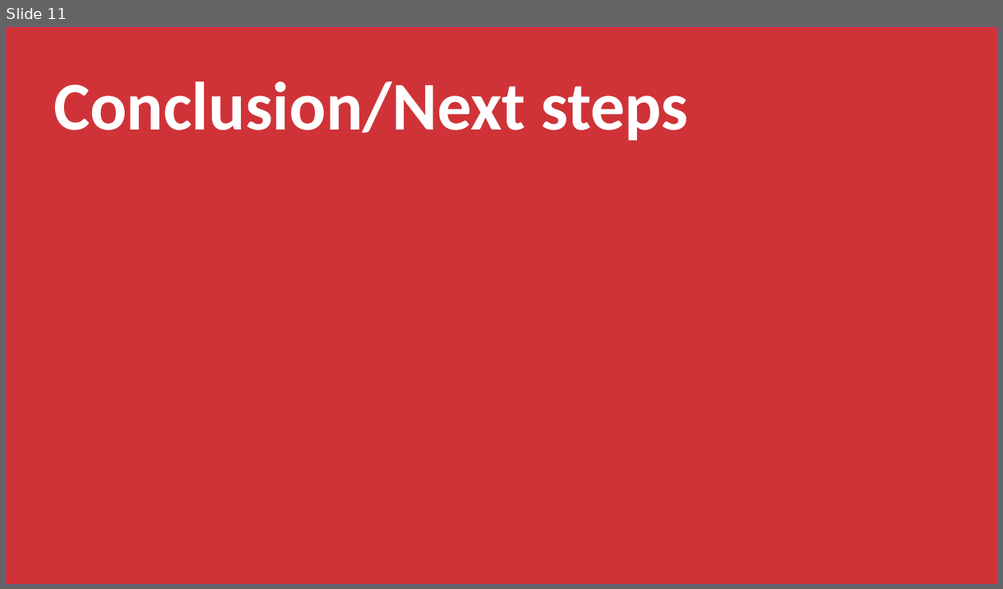
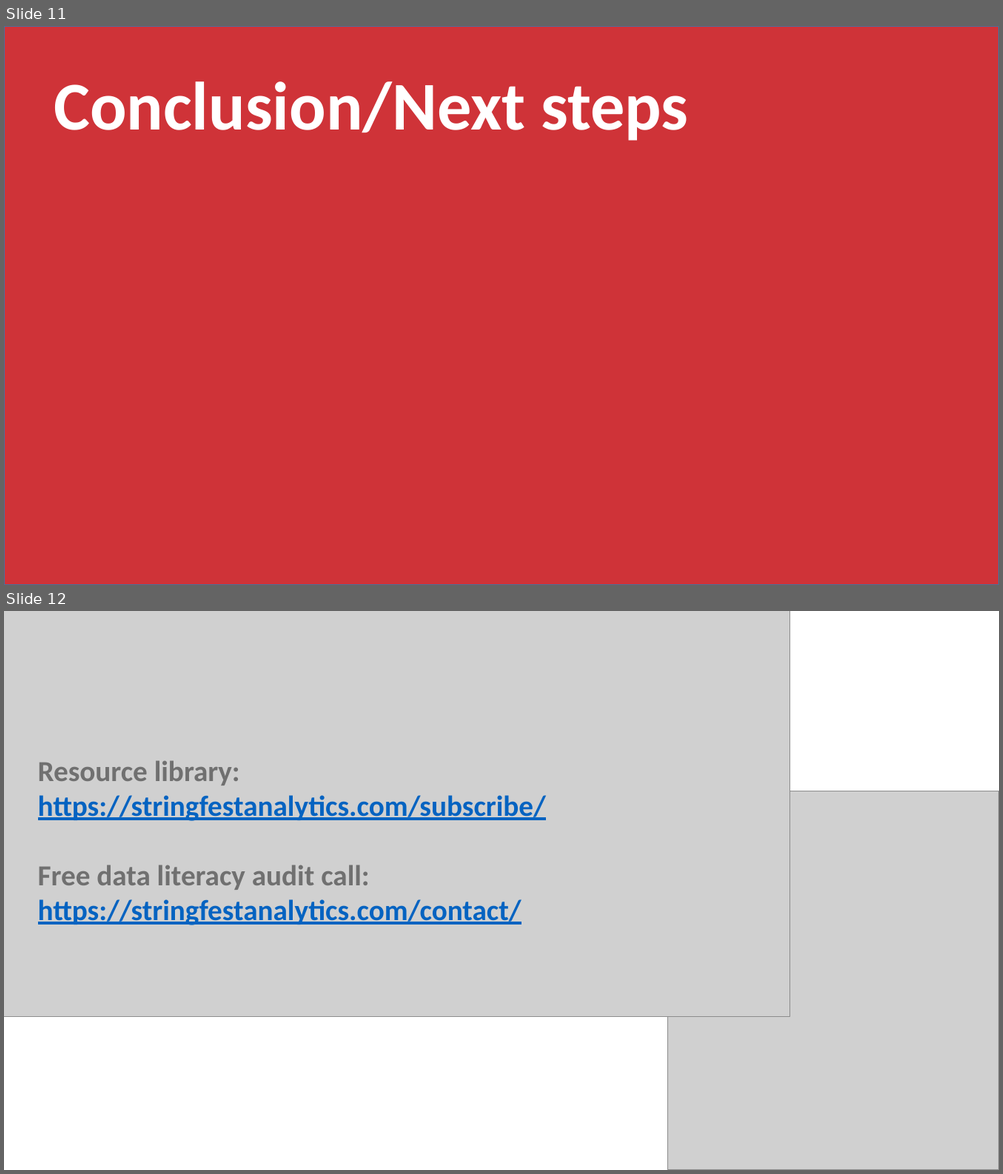
Before and after one commit to stringfestdata/five-tips-virtual-excel-instruction, a slide deck: top-tips-teaching-excel-online.pptx. Shown one above the other, each under a label of ours: slide 11 before the commit, slides 11 and 12 after it. The pictures are 1003x589 and 1003x1174 pixels, drawn with LibreOffice and Linux fonts; fonts in the diff are those of the drawing; grey boxes stand for pictures. Boxes give left, top, right and bottom in pixels: in the first picture for what was removed or moved away, otherwise in the second. Text is boxed around its words. In the diff, an @@ line names an element or a change of style, - is before the commit and + after.

```diff
--- a/top-tips-teaching-excel-online.pptx
+++ b/top-tips-teaching-excel-online.pptx
@@ slide 12 added at (4, 611, 999, 1170), background #FFFFFF @@
@@ picture added at (4, 611, 790, 1017) @@
@@ text added at (38, 760, 546, 925), 28 pt, text #0563C1, bold, underline @@
+Resource library: https://stringfestanalytics.com/subscribe/
+Free data literacy audit call:
+https://stringfestanalytics.com/contact/
@@ picture added at (668, 792, 999, 1170) @@
```
Also in this commit, not shown: 5 slides changed, 1 other slide added, 8 other files.
